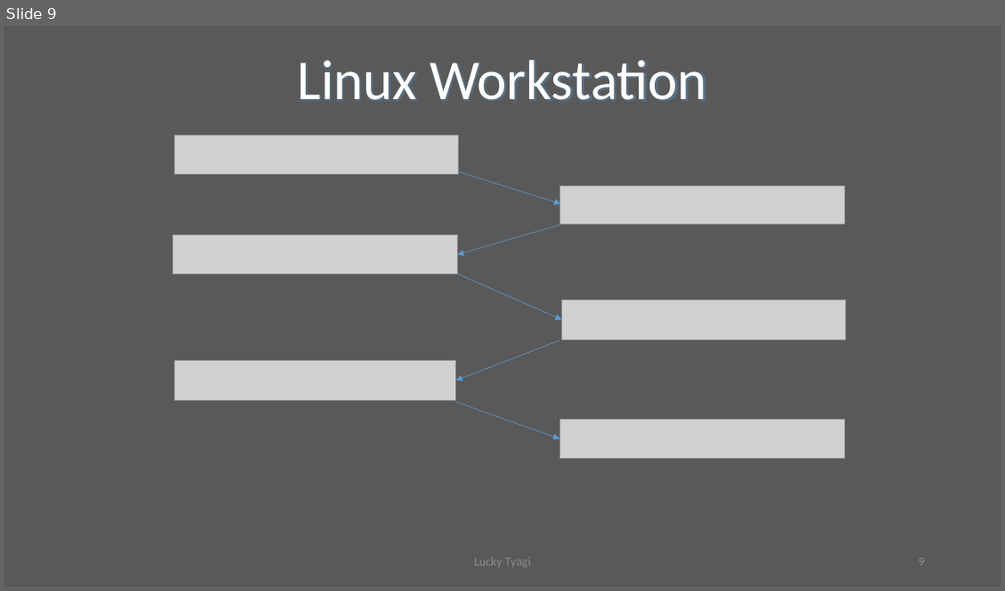
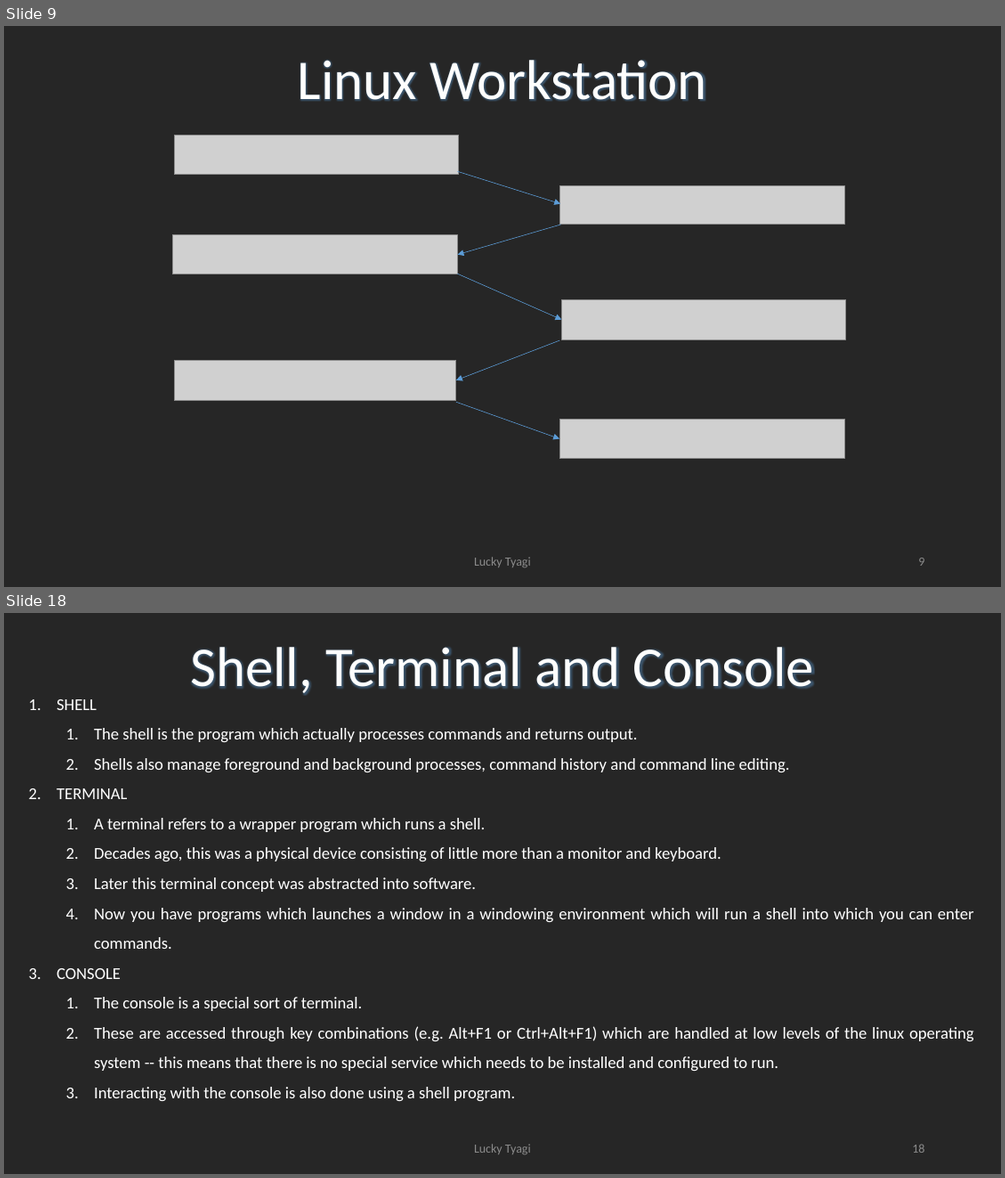
Before and after one commit to LuckyTyagi279/Misc, a slide deck: FRESHERS TRAINING.pptx. Shown one above the other, each under a label of ours: slide 9 before the commit, slides 9 and 18 after it; the slides between them are not shown. The pictures are 1005x591 and 1005x1178 pixels, drawn with LibreOffice and Linux fonts; fonts in the diff are those of the drawing; grey boxes stand for pictures. Boxes give left, top, right and bottom in pixels: in the first picture for what was removed or moved away, otherwise in the second. Text is boxed around its words. In the diff, an @@ line names an element or a change of style, - is before the commit and + after.

```diff
--- a/FRESHERS TRAINING.pptx
+++ b/FRESHERS TRAINING.pptx
@@ slide 18 added at <box>4,613,1001,1174</box>, background #262626 @@
@@ text added at <box>190,647,814,695</box>, 54 pt, text #FEFEFE @@
+Shell, Terminal and Console
@@ text added at <box>57,699,974,1101</box>, 16 pt, text #FFFFFF @@
+1. SHELL
+  1. The shell is the program which actually processes commands and returns output.
+  2. Shells also manage foreground and background processes, command history and command line editing.
+2. TERMINAL
+  1. A terminal refers to a wrapper program which runs a shell.
+  2. Decades ago, this was a physical device consisting of little more than a monitor and keyboard.
+  3. Later this terminal concept was abstracted into software.
+  4. Now you have programs which launches a window in a windowing environment which will run a shell into which you can enter commands.
+3. CONSOLE
+  1. The console is a special sort of terminal.
+  2. These are accessed through key combinations (e.g. Alt+F1 or Ctrl+Alt+F1) which are handled at low levels of the linux operating system -- this means that there is no special service which needs to be installed and configured to run.
+  3. Interacting with the console is also done using a shell program.
@@ text added at <box>474,1143,531,1154</box>, 12 pt, text #8C8C8C @@
+Lucky Tyagi
@@ page number added at <box>912,1143,924,1152</box>, 12 pt, text #8C8C8C @@
+18
@@ slide 9 changed as well @@
@@ background #595959 to #262626 @@
```
Also in this commit, not shown: 9 other slides changed, 17 other slides added.
